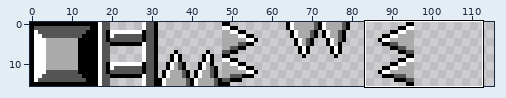
Two states of a sprite sheet, dev/editor_tiles.png. Above: a wide view before the commit, with the close-up outlined.
Close-up. First the earlier version:
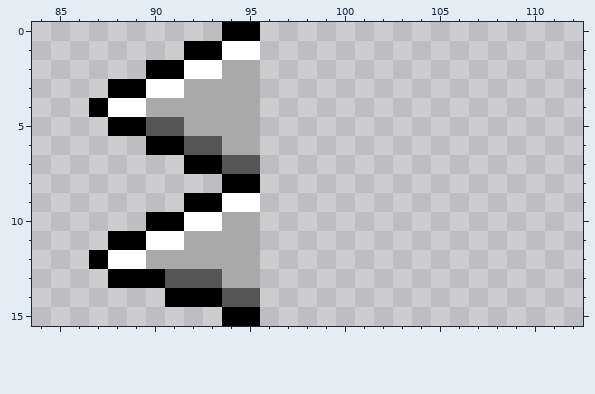
The file is 144x16 pixels. Shown: x 84..112, y 0..15. The wide view leaves out empty margins.
The result:
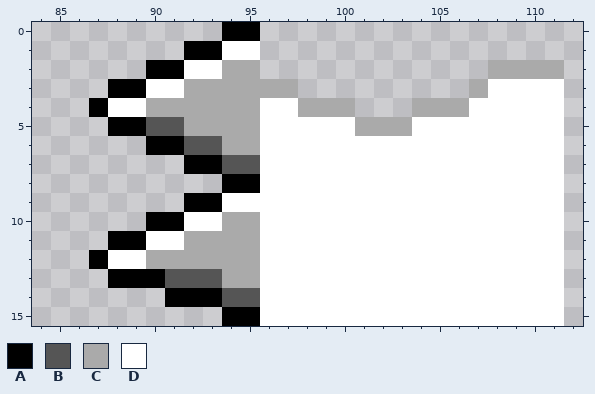
Palette (. is transparent): A #000000  B #555555  C #aaaaaa  D #ffffff
Diff:
Colour C is added in row 2 at x 108 to 111; in row 3 at x 96 to 97 and 107; in row 4 at x 98 to 100 and 104 to 106; in row 5 at x 101 to 103.
Colour D is added in row 3 at x 108 to 111; in row 4 at x 96 to 97 and 107 to 111; in row 5 at x 96 to 100 and 104 to 111; in rows 6 to 15 at x 96 to 111.
Where, in picture pixels (left, top, right, bottom), the same in both close-ups:
added: (260, 60, 564, 326)
